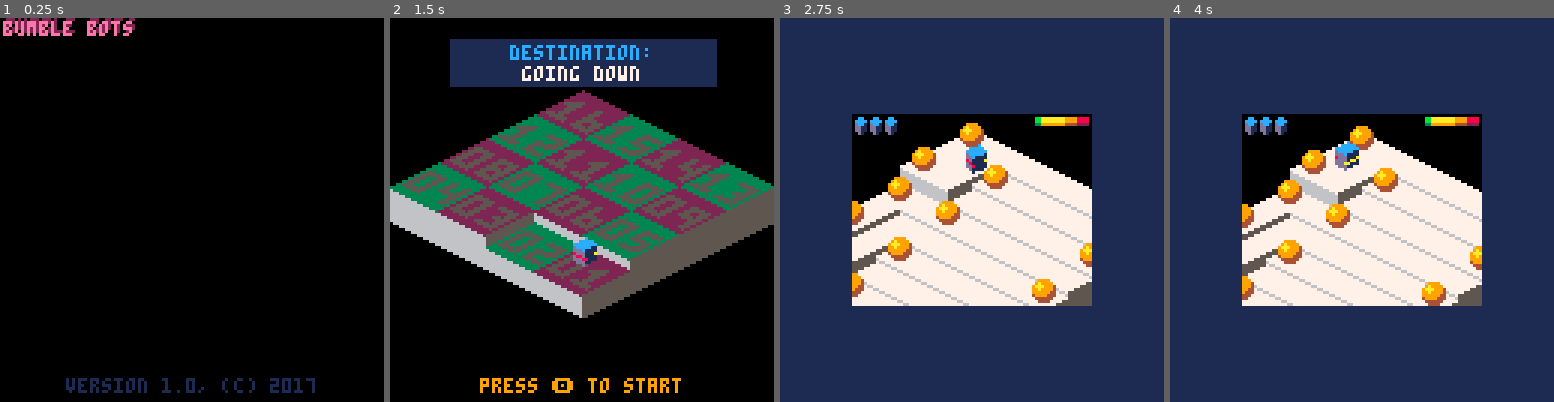
Above: before the commit, frames 1-4 (left to right).
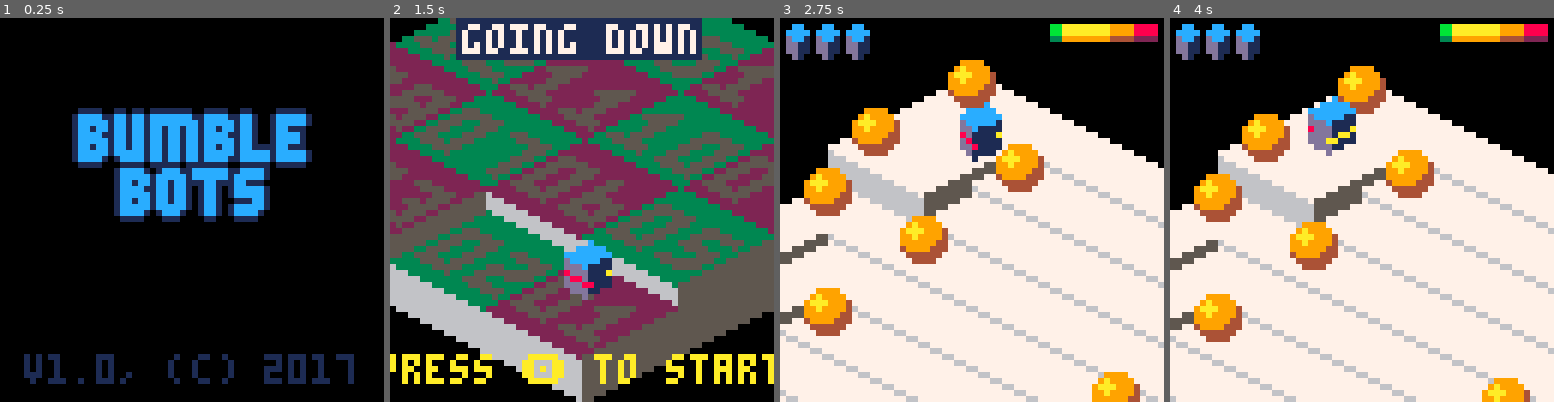
Above: after the commit, the same moments.

Repository: erwinbonsma/BumbleBotsPico8
Game: PICO-8 cartridge bumblebots-lowrez.p8
The game is run twice, just before and just after one commit, with the same random seed, the same clock (stepped at 60 frames per second) and the same inputs.
Inputs:
- Up to frame 1 (0.25 s): no input
- Up to frame 2 (1.5 s): tap O (Z key) at 0.7 s
- Up to frame 3 (2.75 s): hold Right 1.6-2.1 s; tap O (Z key) at 1.7, 2.1, 2.5 s; hold Up 2.15-2.42 s; hold Right from 2.47 s (still down)
- Up to frame 4 (4 s): tap O (Z key) at 2.9, 3.3, 3.7 s; release Right at 3.03 s; hold Left 3.08-3.58 s; hold Down 3.63-3.97 s

The runs differ from the first frame. In frame 1, 18% of the frame differs, in the area x 0-93%, y 0-98%; in frame 2, 78%; in frame 3, 85%; in frame 4, 86%, in the area x 0-100%, y 0-100%.

Commit message:
Switched to low resolution

Diff:
--- a/bumblebots-lowrez.p8
+++ b/bumblebots-lowrez.p8
@@ -430,7 +430,7 @@
  msg,y,col
 )
  print(
-  msg,64-#msg*2,y,col
+  msg,32-#msg*2,y,col
  )
 end
 
@@ -441,44 +441,16 @@
  print(msg,x,y,col2)
 end
 
-function watermark(x0,y0,x1,y1)
- local a=0x5e16
- local v
- local sh=9
- for x=x0,x1 do
-  for y=y0,y1 do
-   if pget(x,y)==10 then
-    --only take 10 bits
-    if sh==9 then
-     v=shl(peek(a+1),8)+peek(a)
-     --debug(""..a..": "..v)
-     --jump to next int val
-     a+=4
-     sh=0
-    else
-     v=shr(v,1)
-     sh+=1
-    end
-
-    pset(x,y,9+band(v,1))
-   end
-  end
- end
-end
-
 function print_await_key(
  action,key_hint
 )
  local key="🅾️"
  if key_hint then
-  key=key.." (the z key)"
+  key="z"
  end
  local s="press "..key.." to "..action
- local x0=62-#s*2
- print(s,x0,120,10)
- watermark(
-  x0,120,x0+#s*4+3,124
- )
+ local x0=30-#s*2
+ print(s,x0,56,10)
 end
 
 
@@ -488,12 +460,12 @@
 function draw_timebar(time_in_sec)
  local t=time_in_sec
  local i=1
- local x=102
+ local x=62
  while (t>0) do
   local tb=timebar[i]
   local l=min(tb[1],t/tb[2])-1
-  rectfill(x-l,33,x,34,tb[3])
-  line(x-l,35,x,35,tb[4])
+  rectfill(x-l,1,x,2,tb[3])
+  line(x-l,3,x,3,tb[4])
   t-=tb[2]*tb[1]
   x-=tb[1]
   i+=1
@@ -503,10 +475,11 @@
 function mainscreen_draw()
  cls()
 
- print_2d("bumble bots",1,1,2,14)
+ spr(228,12,12,5,2)
+ spr(233,16,21,4,2)
 
  if clock<30 then
-  center_print("version "..version..", (c) 2017",120,1)
+  center_print("v"..version..", (c) 2017",56,1)
  else
   print_await_key("start",clock>300)
  end
@@ -1021,10 +994,10 @@
 function isoline_leaf:draw()
  local unit=self.map_unit
  local x=
-  (unit.col-unit.row)*8+56
+  (unit.col-unit.row)*8+24 --56
  local y=
   (unit.col+unit.row)*4
-  -unit.height+24
+  -unit.height-8 --+24
 
  if unit.colmap_idx>0 then
   multipal(unit.colmap_idx)
@@ -2248,8 +2221,8 @@
  c,r,update_pos
 )
  local mm=self.map_model
- c=max(3.5,min(c,mm.ncol-3.5))
- r=max(3.5,min(r,mm.nrow-3.5))
+ c=max(3,min(c,mm.ncol-3))
+ r=max(3,min(r,mm.nrow-3))
  self.camera_tx=(c-r)*8
  self.camera_ty=(c+r)*4-40
 
@@ -2279,6 +2252,7 @@
  )
  self.map_view.draw()
  camera()
+ print("cx"..self.camera_x..", cy="..self.camera_y,0,100,15)
 end
 
 level={}
@@ -2531,17 +2505,14 @@
  function me.draw()
   lvl:draw()
 
-  rectfill(20,7,108,22,1)
-
   local idx=level_idx()
-  center_print(
-   "destination:",9,12
-  )
   local dest="unknown"
   if idx<=#level_defs then
    dest=level_defs[idx].name
   end
-  center_print(dest,16,7)
+  local w=#dest*2
+  rectfill(31-w,0,31+w,6,1)
+  print(dest,32-w,1,7)
 
   if msg then
    print(msg,0,110,7)
@@ -2585,7 +2556,7 @@
  function me.draw()
   lvl:draw()
   for i=1,lives do
-   spr(133,i*5+18,32,1,1)
+   spr(133,i*5-6,0,1,1)
   end
 
   local s
@@ -2604,14 +2575,6 @@
   if msg then
    print(msg,0,120,11)
   end
-
-  --hide borders of screen to
-  --simulate gamebuino screen
-  color(1)
-  rectfill(0,0,127,31)
-  rectfill(0,96,127,127)
-  rectfill(0,32,23,95)
-  rectfill(104,32,127,95)
  end
 
  function me.update()
@@ -2854,6 +2817,11 @@
 
  return me
 end --game_over_anim
+
+function _init()
+ --low-rez
+ poke(0x5f2c,3)
+end
 
 show_mainscreen()
 
